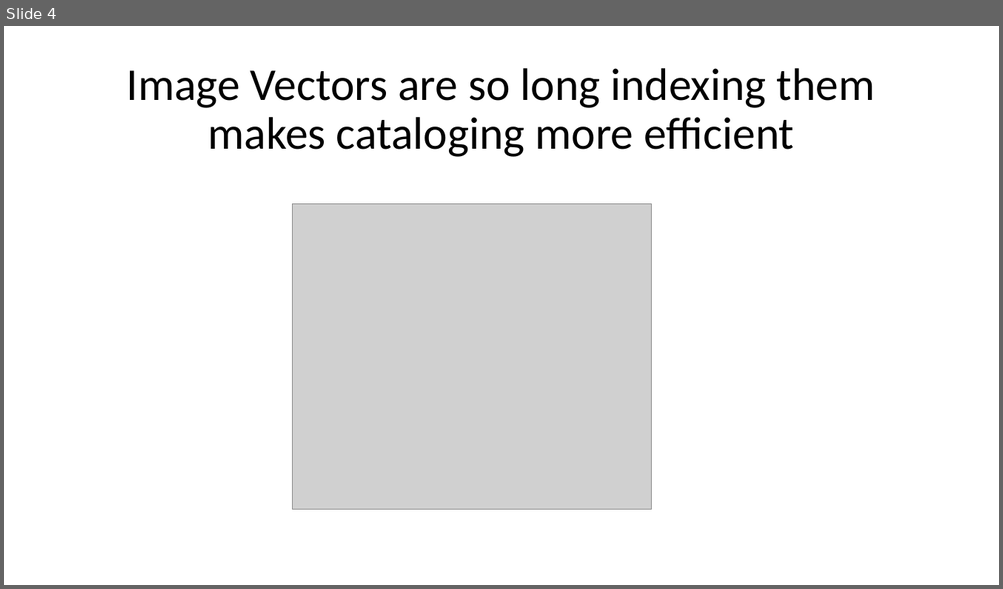
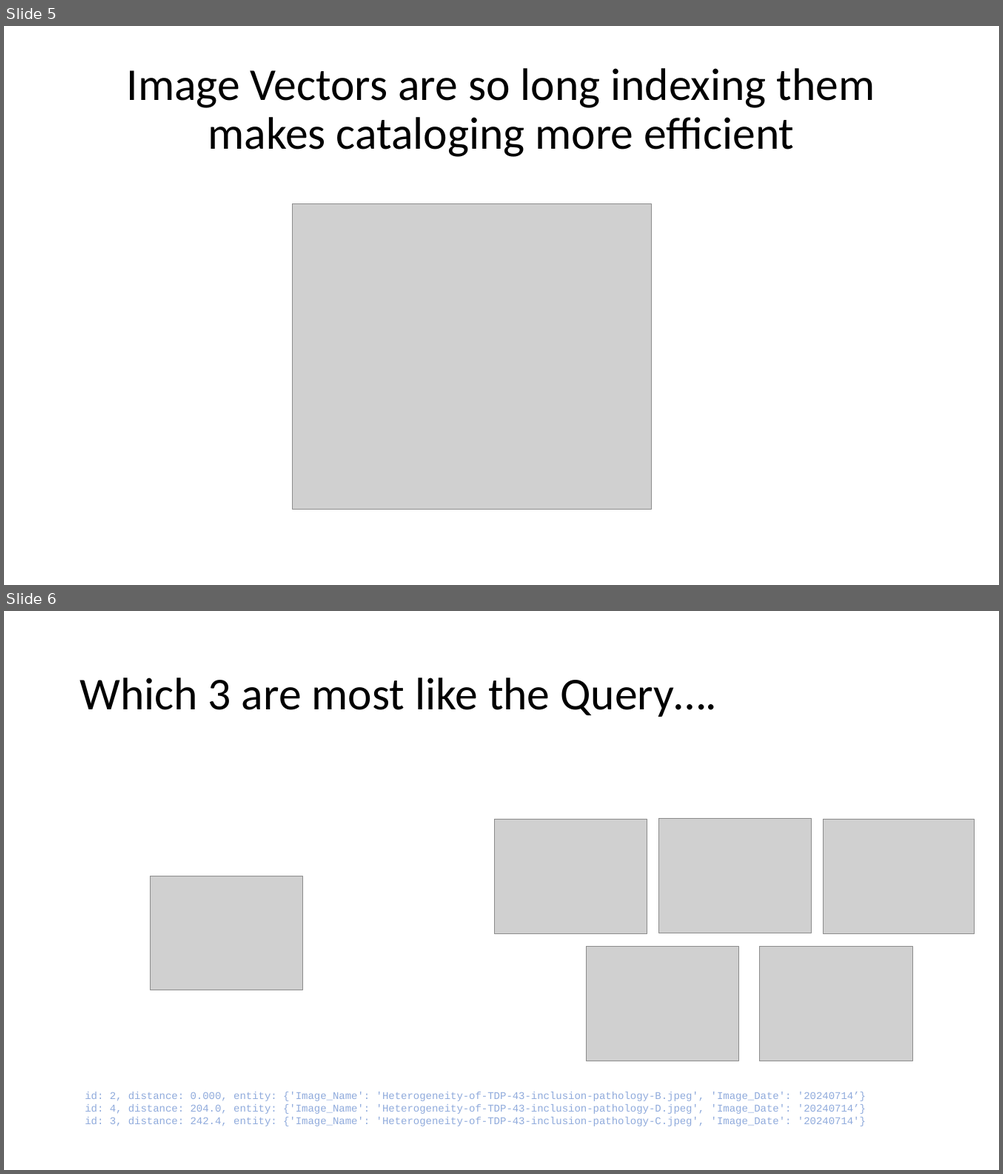
Before and after one commit to Jabbar-Campbell/Milvus-Vector-Databases, a slide deck: Collection Layout for ALS Disease Project.pptx. Shown one above the other, each under a label of ours: slide 4 before the commit, slides 5 and 6 after it. The pictures are 1003x589 and 1003x1174 pixels, drawn with LibreOffice and Linux fonts; fonts in the diff are those of the drawing; grey boxes stand for pictures. Boxes give left, top, right and bottom in pixels: in the first picture for what was removed or moved away, otherwise in the second. Text is boxed around its words. In the diff, an @@ line names an element or a change of style, - is before the commit and + after.

```diff
--- a/Collection Layout for ALS Disease Project.pptx
+++ b/Collection Layout for ALS Disease Project.pptx
@@ slide 6 added at bbox=[4, 611, 999, 1170], background #FFFFFF @@
@@ title added at bbox=[79, 678, 717, 717], 44 pt, text #000000 @@
+Which 3 are most like the Query….
@@ picture added at bbox=[494, 819, 646, 934] @@
@@ picture added at bbox=[658, 818, 811, 934] @@
@@ picture added at bbox=[823, 819, 975, 934] @@
@@ picture added at bbox=[151, 877, 302, 990] @@
@@ picture added at bbox=[586, 947, 738, 1062] @@
@@ picture added at bbox=[759, 947, 912, 1062] @@
@@ text added at bbox=[85, 1092, 865, 1127], 10 pt, text #8FAADC @@
+id: 2, distance: 0.000, entity: {'Image_Name': 'Heterogeneity-of-TDP-43-inclusion-pathology-B.jpeg', 'Image_Date': '20240714’}
+id: 4, distance: 204.0, entity: {'Image_Name': 'Heterogeneity-of-TDP-43-inclusion-pathology-D.jpeg', 'Image_Date': '20240714’}
+id: 3, distance: 242.4, entity: {'Image_Name': 'Heterogeneity-of-TDP-43-inclusion-pathology-C.jpeg', 'Image_Date': '20240714'}
@@ what was slide 4 is now slide 5 @@
```
Also in this commit, not shown: 1 slide changed, 1 other slide added.
